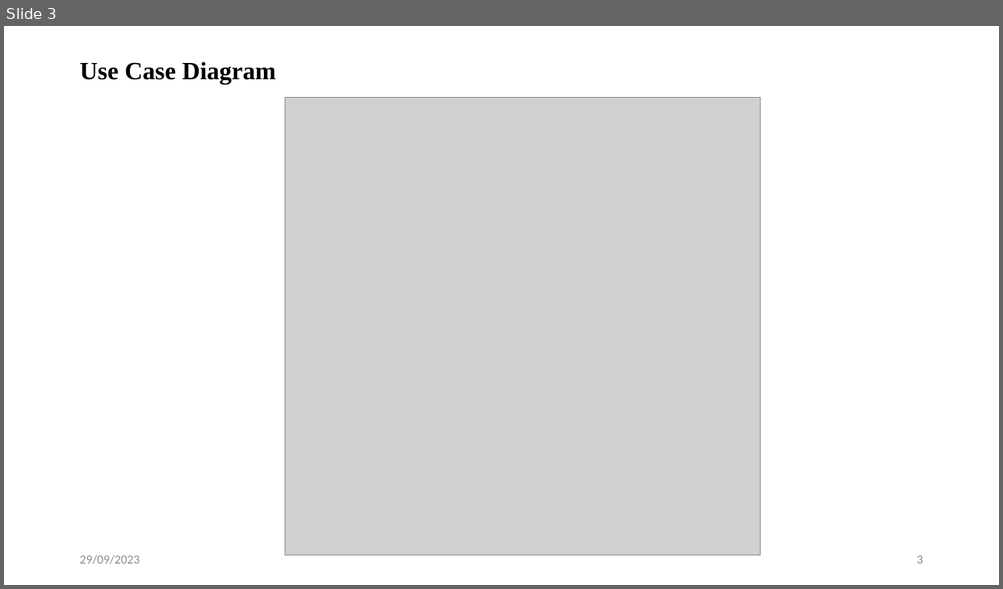
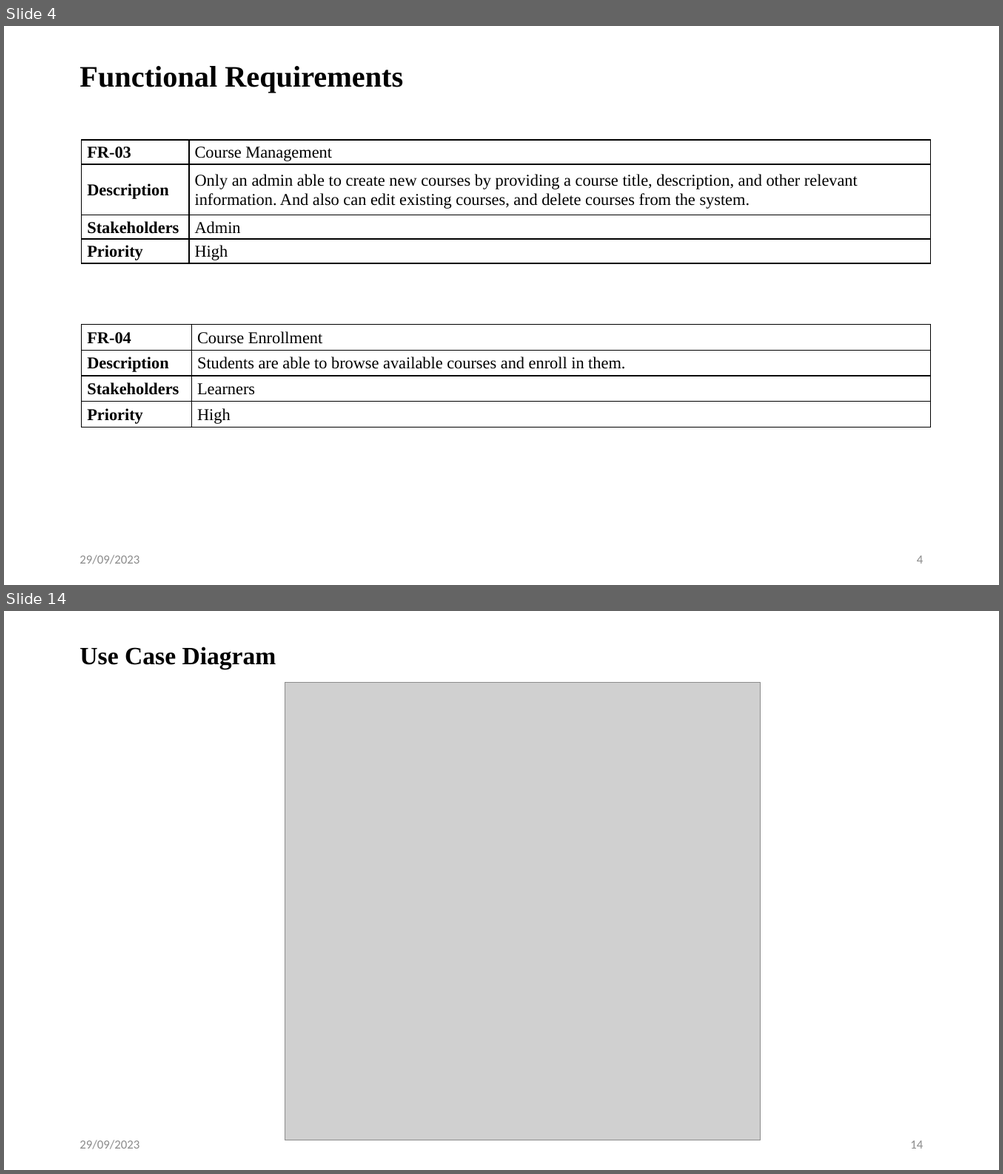
Before and after one commit to iprosenjitp/Tech-School, a slide deck: Materials/Mid Defense.pptx. Shown one above the other, each under a label of ours: slide 3 before the commit, slides 4 and 14 after it; the slides between them are not shown. The pictures are 1003x589 and 1003x1174 pixels, drawn with LibreOffice and Linux fonts; fonts in the diff are those of the drawing; grey boxes stand for pictures. Boxes give left, top, right and bottom in pixels: in the first picture for what was removed or moved away, otherwise in the second. Text is boxed around its words. In the diff, an @@ line names an element or a change of style, - is before the commit and + after.

```diff
--- a/Materials/Mid Defense.pptx
+++ b/Materials/Mid Defense.pptx
@@ slide 4 added at (4, 26, 999, 585), background #FFFFFF @@
@@ title added at (79, 66, 403, 93), 28.8 pt, text #000000, bold @@
+Functional Requirements
@@ table added at (82, 140, 930, 264), 4 rows, 2 columns @@
+FR-03 | Course Management
+Description | Only an admin able to create new courses by providing a course title, description, and other relevant information. And also can edit existing courses, and delete courses from the system.
+Stakeholders | Admin
+Priority | High
@@ table added at (82, 324, 930, 427), 4 rows, 2 columns @@
+FR-04 | Course Enrollment
+Description | Students are able to browse available courses and enroll in them.
+Stakeholders | Learners
+Priority | High
@@ text added at (79, 555, 139, 565), 12 pt, text #8C8C8C @@
+29/09/2023
@@ page number added at (916, 556, 922, 564), 12 pt, text #8C8C8C @@
+4
@@ what was slide 3 is now slide 14 @@
@@ page number at (910, 1141, 922, 1149): text changed @@
-3
+14
```
Also in this commit, not shown: 1 slide changed, 10 other slides added, 1 other file.
